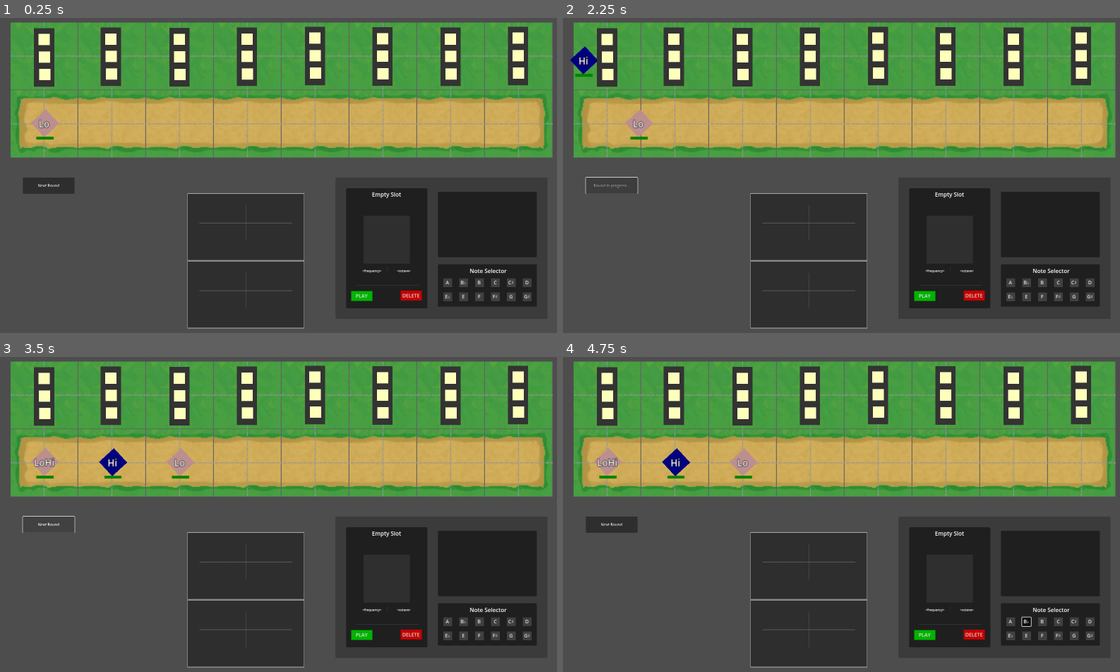
Above: before the commit, frames 1-4 (two rows, left to right).
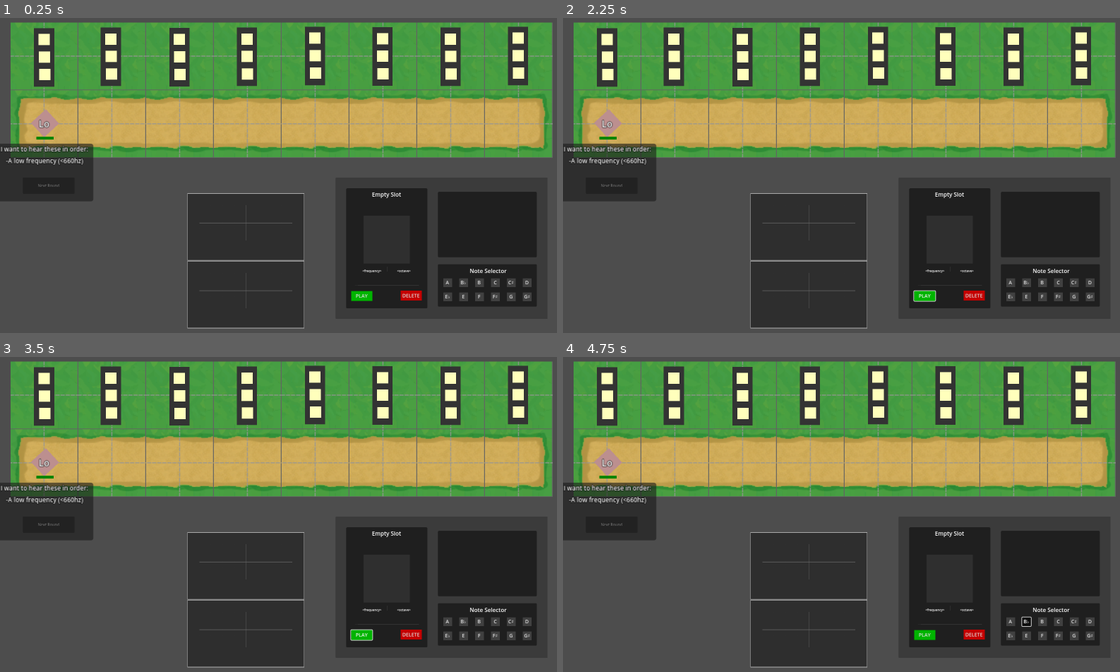
Above: after the commit, the same moments.

Repository: levyy7/Phantom-Frequencies
Game: Godot game, scene res://main_scene.tscn
Same seed, same stepped clock (60 frames per second), same inputs: the game is played once before the commit and once after it.
Inputs:
- Up to frame 1 (0.25 s): no input
- Up to frame 2 (2.25 s): click "PLAY" at 0.5 s; click "PLAY" at 1.25 s; click "Next Round" at 2 s
- Up to frame 3 (3.5 s): click "Next Round" at 2.75 s
- Up to frame 4 (4.75 s): click "A" at 3.5 s; click "B♭" at 4.25 s

The runs differ from the first frame. In frame 1, 2.5% of the frame differs, in the area x 0-17%, y 39-59%; in frame 2, 3.7%, in the area x 0-68%, y 8-91%; in frame 3, 3.6%; in frame 4, 3.1%.
Error in both runs: Assertion failed. (res://ui/tower_ui.gd:94)

Commit message:
fixed width of tooltip

Diff:
--- a/enemy/Enemy.tscn
+++ b/enemy/Enemy.tscn
@@ -74,18 +74,17 @@
 horizontal_alignment = 1
 
 [node name="DescriptionPanel" type="Panel" parent="."]
-visible = false
-offset_left = -53.0
-offset_top = 24.0
-offset_right = 56.0
-offset_bottom = 98.0
+offset_left = -61.2319
+offset_top = 25.3623
+offset_right = 62.7681
+offset_bottom = 99.3623
 size_flags_vertical = 2
 size_flags_stretch_ratio = 2.51
 
 [node name="DescriptionText" type="Label" parent="DescriptionPanel"]
 offset_left = -1.0
 offset_top = 1.0
-offset_right = 110.0
+offset_right = 125.0
 offset_bottom = 88.0
 text = "
 adadada"
